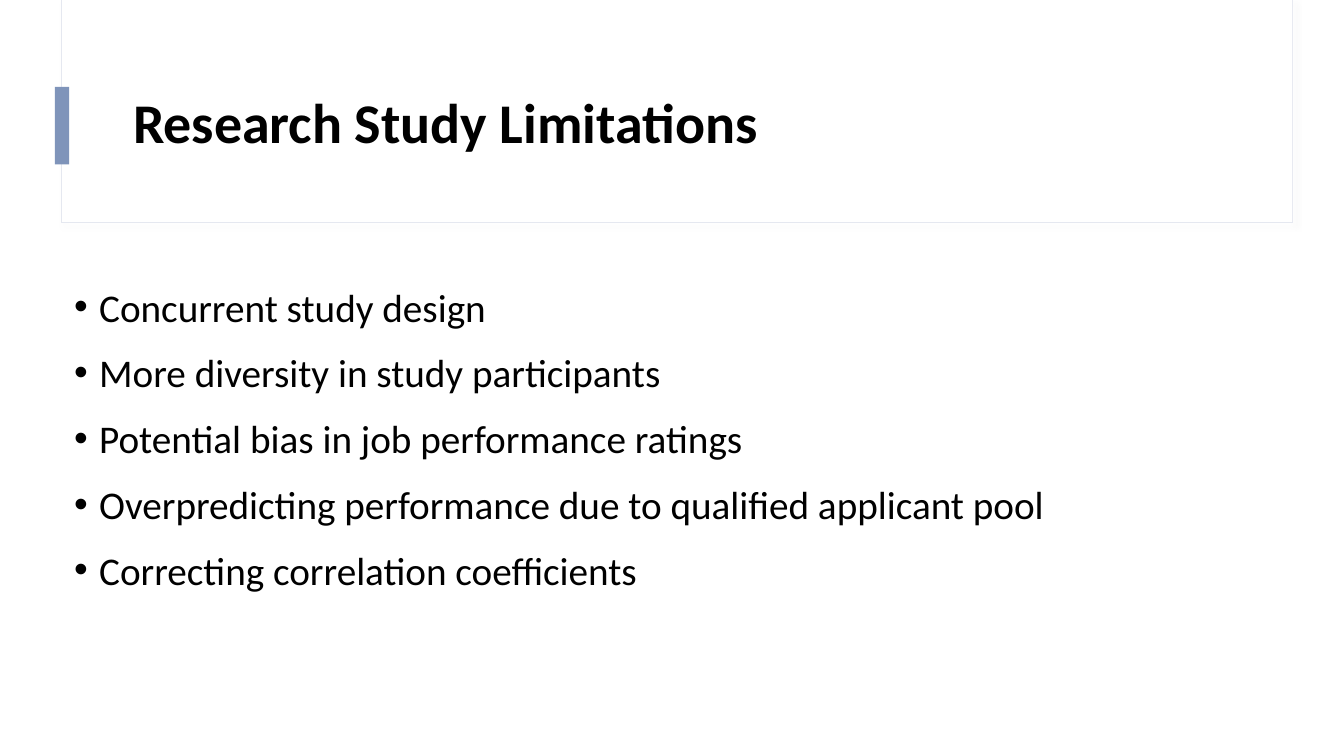
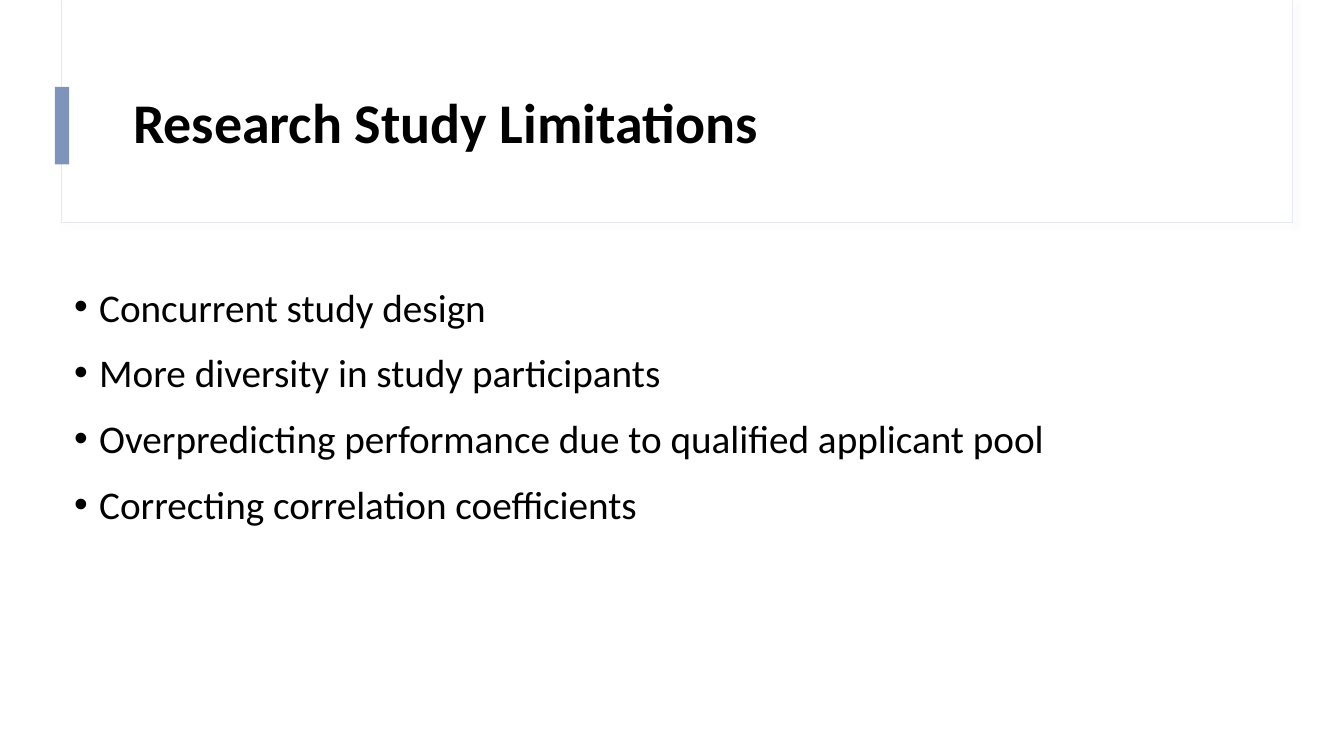
Before and after one commit to SzarR/FireEdge, a slide deck: slide 10 of FireEdge.pptx. Drawn at 1344x756 pixels with LibreOffice and Linux fonts; fonts in the diff are those of the drawing. Boxes give left, top, right and bottom in pixels: in the first picture for what was removed or moved away, otherwise in the second. Text is boxed around its words. In the diff, an @@ line names an element or a change of style, - is before the commit and + after.

```diff
--- a/FireEdge.pptx
+++ b/FireEdge.pptx
@@ text at (99, 425, 742, 460): paragraph removed @@
-• Potential bias in job performance ratings
```
Also in this commit, not shown: 3 other slides changed, 2 other files.
